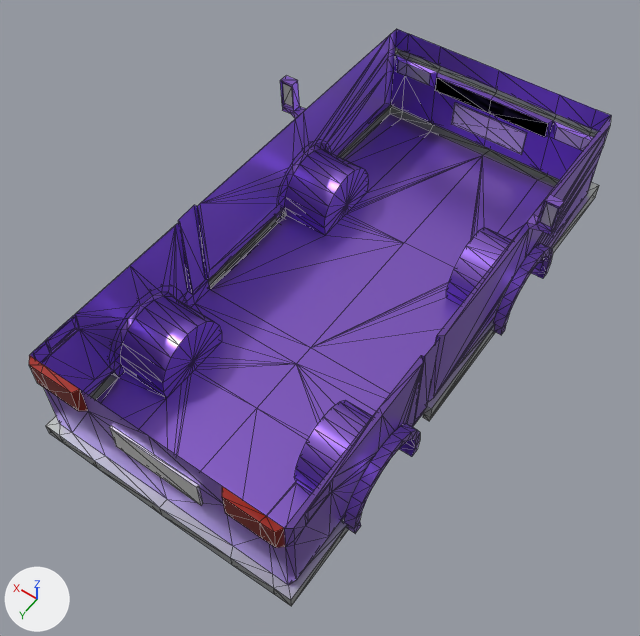
The glTF model src/assets/3d/BOXY-BOTTOM.glb, before and after one commit.
Before and after are seen from a 50 mm lens placed at (-1.78, 2.4, 4.27), pointed at (-0.01, -0.08, 0.38). The axes (+X, +Y, +Z) are drawn at lower left. The lights are the same throughout. Mesh edges are drawn as thin lines. Where no turn or scale is listed for an object, it has been applied to the vertices. Vertices at the same position are counted once.

The older version as bpy lines, for what is in view:
```python
mat_material_0 = principled_material('Material_0')
mat_material_0.texture = img_image_0
mat_material_0.metallic = 0.7
mat_material_0.roughness = 0.3
mat_material_1 = principled_material('Material_1')
mat_material_1.texture = img_image_1
mat_material_1.metallic = 0.7
mat_material_1.roughness = 0.3
me_mesh_0 = bpy.data.meshes.new('Mesh_0')
me_mesh_0.from_pydata(...)  # a box spanning x -0.267..0.267, y -2.012..-1.996, z 0.32..0.497
me_mesh_0.materials.append(mat_material_0)  # picture img_image_0
me_mesh_1 = bpy.data.meshes.new('Mesh_1')
me_mesh_1.from_pydata(...)  # a box spanning x -0.267..0.267, y 1.209..1.224, z 0.528..0.704
me_mesh_1.materials.append(mat_material_0)  # picture img_image_0
me_mesh_2 = bpy.data.meshes.new('Mesh_2')
me_mesh_2.from_pydata(...)  # 624 vertices, 1000 faces; spans x -0.89..0.9, y -2.09..1.27, z 0.13..1.05
me_mesh_2.materials.append(mat_material_1)  # picture img_image_1
me_mesh_3 = bpy.data.meshes.new('Mesh_3')
me_mesh_3.from_pydata(...)  # 180 vertices, 214 faces; spans x -0.88..0.89, y -2.09..1.27, z 0.13..1.03
me_mesh_3.materials.append(mat_material_1)  # picture img_image_1
ob_mesh_0 = bpy.data.objects.new('Mesh_0', me_mesh_0)
ob_mesh_0.location = (0.0, 0.0, 0.0)
ob_mesh_1 = bpy.data.objects.new('Mesh_1', me_mesh_1)
ob_mesh_1.location = (0.0, 0.0, 0.0)
ob_mesh_2 = bpy.data.objects.new('Mesh_2', me_mesh_2)
ob_mesh_2.location = (0.0, 0.0, 0.0)
ob_mesh_3 = bpy.data.objects.new('Mesh_3', me_mesh_3)
ob_mesh_3.location = (0.0, 0.0, 0.0)
```
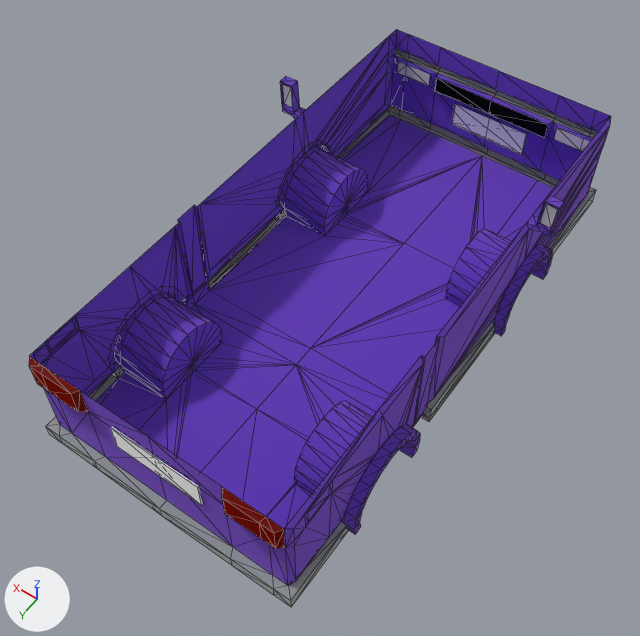
Edits to the bpy script that builds the scene:
```text
Change mat_material_0:
    mat_material_0.roughness: 0.3 -> 0.997
Change mat_material_1:
    mat_material_1.metallic: 0.7 -> 1.0
    mat_material_1.roughness: 0.3 -> 0.997
Change me_mesh_2:
    used by ob_mesh_2; location = (0.0, 0.0, 0.0)
    remove me_mesh_2.from_pydata(...)  # 624 vertices, 1000 faces; spans x -0.89..0.9, y -2.09..1.27, z 0.13..1.05
    add me_mesh_2.from_pydata(...)  # 614 vertices, 999 faces; spans x -0.89..0.9, y -2.05..1.27, z 0.13..1.05
    me_mesh_2 part 1
    23 vertices are removed from x -0.78..0.78, y -1.29..0.79, z 0.17..0.87
    167 faces are deleted
    5 vertices in x -0.7..0.7, y -2.09, z 0.16 move by (0.0, 0.04, 0.0)
    3 vertices in x 0.75..0.8, y -0.77, z 0.13..0.17 move by (0.0, 0.01, 0.0)
    3 vertices move from x -0.79..0.8, y -2.09..0.26, z 0.16..0.17 to x -0.79..0.8, y -2.04..0.26, z 0.16..0.17
    13 vertices are added at x -0.77..0.78, y 0.12..0.8, z 0.17..0.87
    166 new faces join them
    me_mesh_2 part 2: 2 kept faces spanning x 0.66..0.8, y -2.0..-1.29, z 0.16..0.17 get new texture (UV) coordinates
Change me_mesh_3:
    used by ob_mesh_3; location = (0.0, 0.0, 0.0)
    remove me_mesh_3.from_pydata(...)  # 180 vertices, 214 faces; spans x -0.88..0.89, y -2.09..1.27, z 0.13..1.03
    add me_mesh_3.from_pydata(...)  # 179 vertices, 211 faces; spans x -0.88..0.89, y -2.05..1.27, z 0.13..1.03
    me_mesh_3 part 3
    4 vertices are removed from x 0.75..0.8, y -1.25..-0.75, z 0.18..0.25
    8 faces are deleted
    14 vertices in x -0.79..0.8, y -2.09, z 0.16..0.27 move by (0.0, 0.04, 0.0)
    4 vertices in x 0.75..0.8, y -0.77, z 0.13..0.17 move by (0.0, 0.01, 0.0)
    2 vertices move from x 0.75..0.8, y -1.29..-0.75, z 0.25 to x 0.75, y -1.3..-0.75, z 0.25
    4 vertices are added at (0.75, -0.76, 0.18), (0.8, -1.29, 0.27), (0.8, -0.74, 0.25), (0.8, -0.76, 0.18)
    8 new faces join them
    me_mesh_3 part 4: 29 kept faces spanning x -0.8..0.8, y -2.05..1.26, z 0.16..0.27 get new texture (UV) coordinates
Change ob_mesh_1:
    ob_mesh_1.location: (0.0, 0.0, 0.0) -> (-0.001, -0.004, -0.004)
Change ob_mesh_2:
    ob_mesh_2.location: (0.0, 0.0, 0.0) -> (-0.001, 0.002, -0.004)
Change ob_mesh_3:
    ob_mesh_3.location: (0.0, 0.0, 0.0) -> (-0.001, 0.002, -0.004)
```

Changed parts and their boxes [x1, y1, x2, y2] in the pictures (640 x 636 px; the box of a moved part takes in the faces that stretch with it):
'Mesh_2', surface changed, reshaped, moved
    before: [30, 29, 611, 585]
    after: [30, 30, 611, 586]
'Mesh_3', surface changed, reshaped, moved
    before: [29, 48, 599, 606]
    after: [29, 48, 598, 607]
'Mesh_0', surface changed (purple to blue)
    both: [451, 103, 527, 155]
'Mesh_1', surface changed, moved (white to grey)
    before: [109, 425, 203, 505]
    after: [110, 426, 203, 505]
part 1 of me_mesh_2, moved or reshaped
    before: [88, 77, 559, 546]
    after: [88, 110, 556, 546]
part 2 of me_mesh_2, surface changed
    both: [344, 115, 400, 160]
part 3 of me_mesh_3, moved or reshaped
    before: [276, 105, 599, 221]
    after: [276, 106, 595, 222]
part 4 of me_mesh_3, surface changed
    both: [48, 110, 596, 606]
